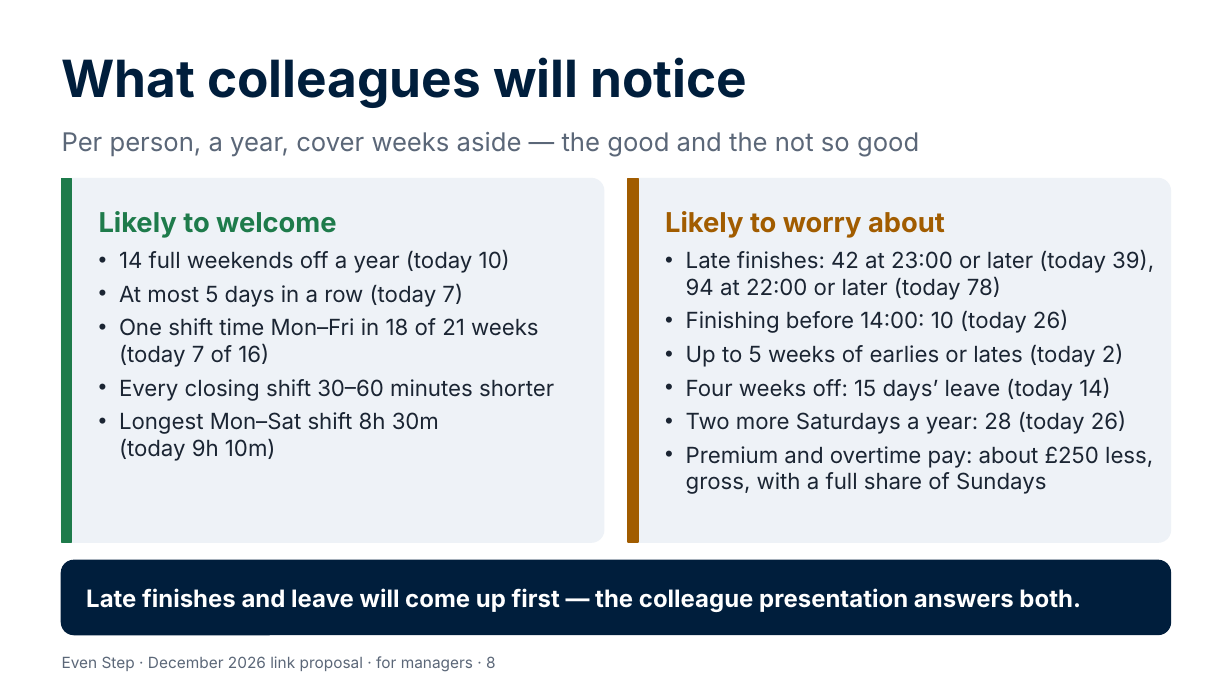
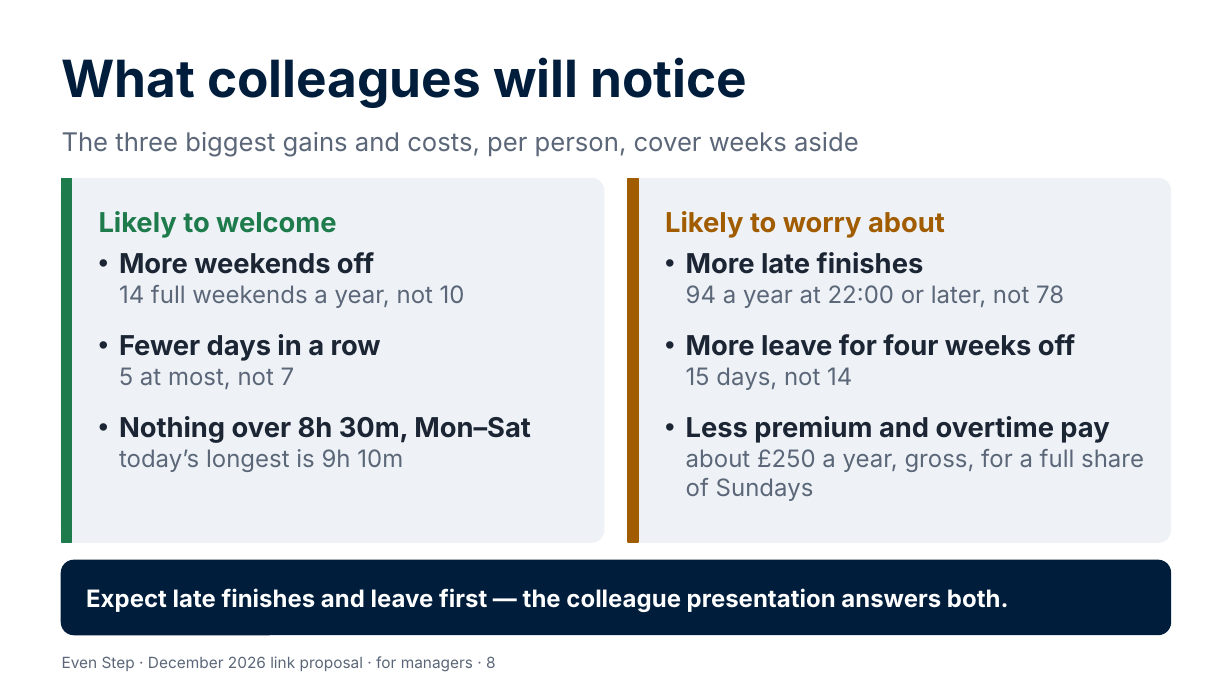
Before and after one commit to Garethdavidmiller/roster-app, a slide deck: slide 8 of docs/links-26/presentations/Even-Step-for-managers.pptx. Drawn at 1232x693 pixels with LibreOffice and Linux fonts; fonts in the diff are those of the drawing. Boxes give left, top, right and bottom in pixels: in the first picture for what was removed or moved away, otherwise in the second. Text is boxed around its words. In the diff, an @@ line names an element or a change of style, - is before the commit and + after.

```diff
--- a/docs/links-26/presentations/Even-Step-for-managers.pptx
+++ b/docs/links-26/presentations/Even-Step-for-managers.pptx
@@ text at [62, 132, 859, 157]: text changed @@
-Per person, a year, cover weeks aside — the good and the not so good
+The three biggest gains and costs, per person, cover weeks aside
@@ text at [119, 252, 465, 472]: text changed; size 13 to 14 pt; text colour #1B2533 to #5B6778 @@
-• 14 full weekends off a year (today 10)
-• At most 5 days in a row (today 7)
-• One shift time Mon–Fri in 18 of 21 weeks (today 7 of 16)
-• Every closing shift 30–60 minutes shorter
-• Longest Mon–Sat shift 8h 30m (today 9h 10m)
+• More weekends off
+  14 full weekends a year, not 10
+• Fewer days in a row
+  5 at most, not 7
+• Nothing over 8h 30m, Mon–Sat
+  today’s longest is 9h 10m
@@ text at [686, 252, 1144, 501]: text changed; size 13 to 14 pt; text colour #1B2533 to #5B6778 @@
-• Late finishes: 42 at 23:00 or later (today 39), 94 at 22:00 or later (today 78)
-• Finishing before 14:00: 10 (today 26)
-• Up to 5 weeks of earlies or lates (today 2)
-• Four weeks off: 15 days’ leave (today 14)
-• Two more Saturdays a year: 28 (today 26)
-• Premium and overtime pay: about £250 less, gross, with a full share of Sundays
+• More late finishes
+  94 a year at 22:00 or later, not 78
+• More leave for four weeks off
+  15 days, not 14
+• Less premium and overtime pay
+  about £250 a year, gross, for a full share of Sundays
@@ text at [86, 588, 1009, 612]: text changed @@
-Late finishes and leave will come up first — the colleague presentation answers both.
+Expect late finishes and leave first — the colleague presentation answers both.
```
Also in this commit, not shown: 2 other slides changed, 14 other files.
